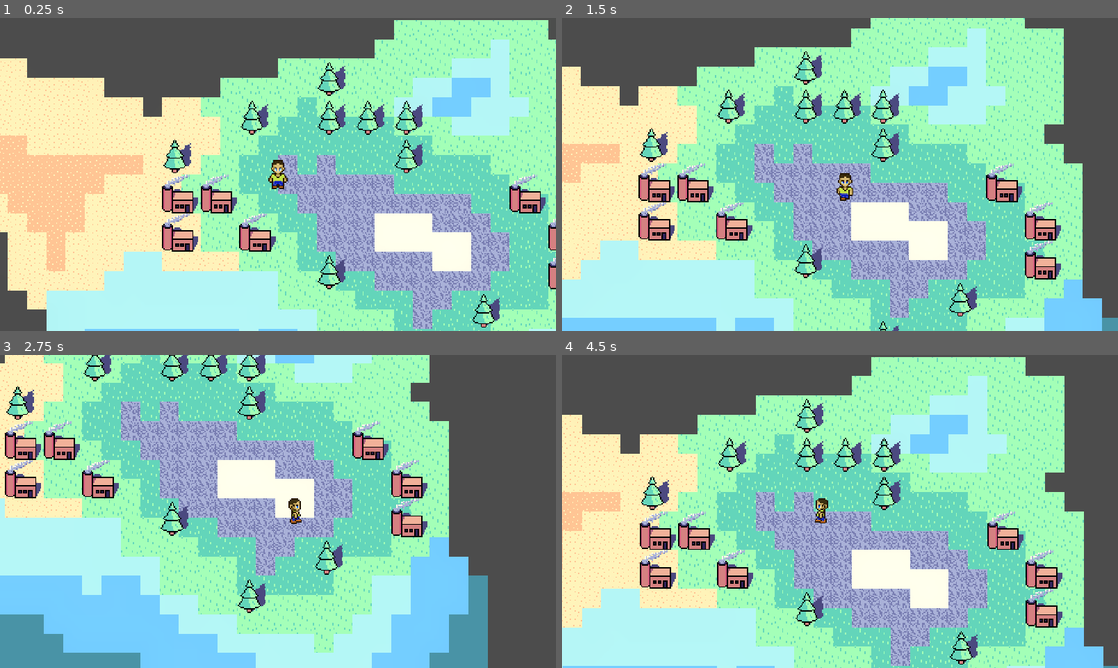
Above: before the commit, frames 1-4 (two rows, left to right).
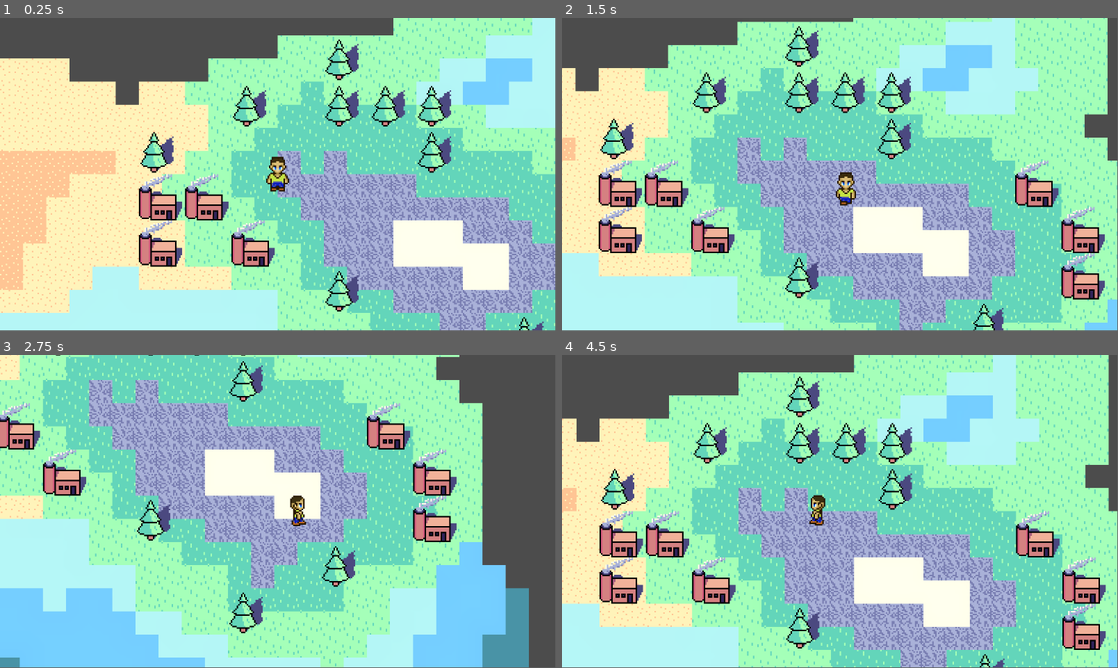
Above: after the commit, the same moments.

Repository: AdrianTheFrog/SMathHacks-Reasource-Conservation-Project
Game: Godot game, scene res://main scene.tscn
Two runs of this game, one before a commit and one after it. Both use one fixed random seed, a clock stepped at 60 frames per second and the inputs below.
Inputs:
- Up to frame 1 (0.25 s): no input
- Up to frame 2 (1.5 s): tap Enter at 0.5 s; hold Right (Right) 0.53-1.28 s; hold Down (Down) from 1.28 s (still down)
- Up to frame 3 (2.75 s): release Down (Down) at 2.03 s; hold Right (Right) from 2.03 s (still down)
- Up to frame 4 (4.5 s): release Right (Right) at 2.78 s; hold Up (Up) 2.78-3.53 s; hold Left (Left) from 3.53 s (still down)
In our replay, the window is 800x450 before the commit and 799x449 after it. These sizes can differ from the game's own. Grey fills any space a smaller window leaves; there, only what the larger window draws over its background counts as a difference.

The runs differ from the first frame. In frame 1, 45% of the frame differs, in the area x 0-100%, y 0-100%; in frame 2, 56%; in frame 3, 53%; in frame 4, 54%.

Commit message:
add pixel perfect camera scaling

Diff:
--- a/Camera2D.gd
+++ b/Camera2D.gd
@@ -9,3 +9,6 @@
 
 	lookAheadPos = lookAheadPos*(1-lookAheadResponse) + lookAheadDistance*%Character.get_real_velocity ()*lookAheadResponse
 	set_global_position(get_global_position()*(1-speed)+(%Character.get_global_position()+lookAheadPos)*speed)
+	zoom = Vector2(get_viewport().size.x/500.,get_viewport().size.x/500.).ceil()
+	print(zoom)
+	print(get_viewport().size.x/250.)
--- a/main scene.tscn
+++ b/main scene.tscn
@@ -36,5 +36,5 @@
 position = Vector2(3, 2)
 
 [node name="Camera2D" type="Camera2D" parent="."]
-zoom = Vector2(2.5, 2.5)
+zoom = Vector2(3, 3)
 script = ExtResource("4_e6nis")
--- a/project.godot
+++ b/project.godot
@@ -14,11 +14,6 @@
 run/main_scene="res://main scene.tscn"
 config/features=PackedStringArray("4.2", "Mobile")
 config/icon="res://icon.svg"
-
-[display]
-
-window/stretch/mode="canvas_items"
-window/stretch/aspect="expand"
 
 [input]
 
